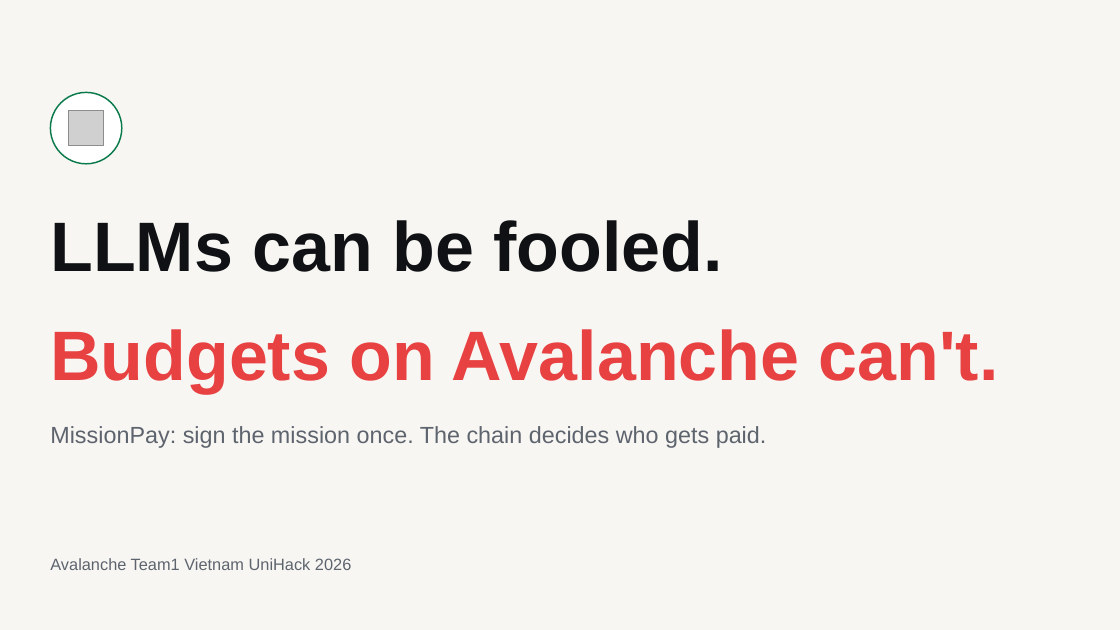
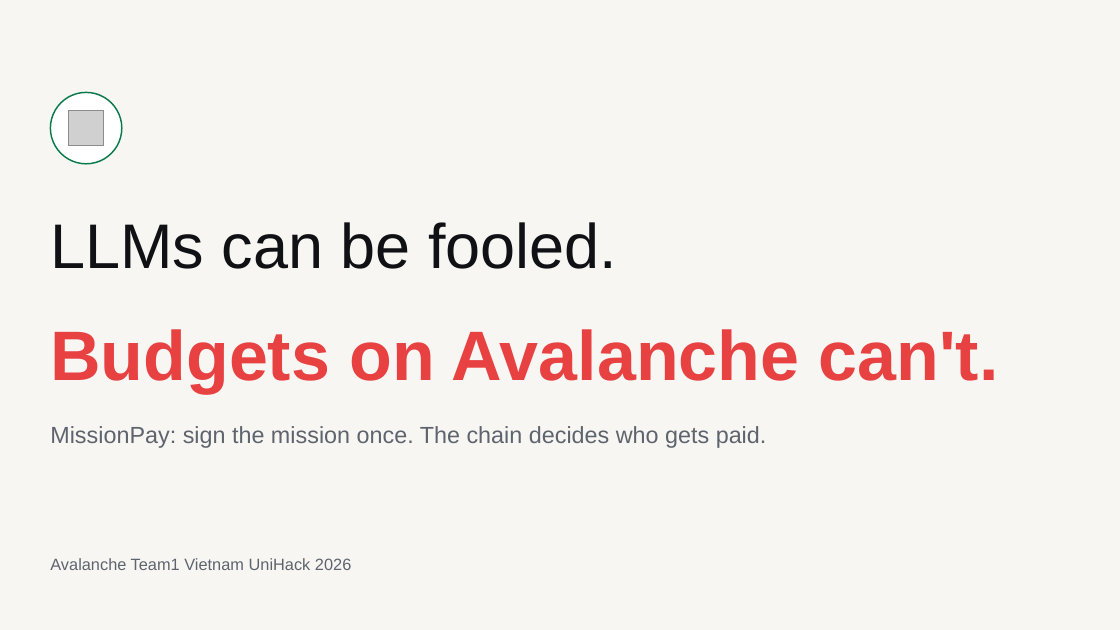
Before and after one commit to lenamkhanhh/UniHack, a slide deck: slide 14 of artifacts/submission-s1/MissionPay-pitch-deck-v2.pptx. Drawn at 1120x630 pixels with LibreOffice and Linux fonts; fonts in the diff are those of the drawing; grey boxes stand for pictures. Boxes give left, top, right and bottom in pixels: in the first picture for what was removed or moved away, otherwise in the second. Text is boxed around its words. In the diff, an @@ line names an element or a change of style, - is before the commit and + after.

```diff
--- a/artifacts/submission-s1/MissionPay-pitch-deck-v2.pptx
+++ b/artifacts/submission-s1/MissionPay-pitch-deck-v2.pptx
@@ title "LLMs can be fooled." at [50,222,617,269]: size 60 to 54 pt, bold off @@
```
Also in this commit, not shown: 13 other slides changed, 6 other files.
